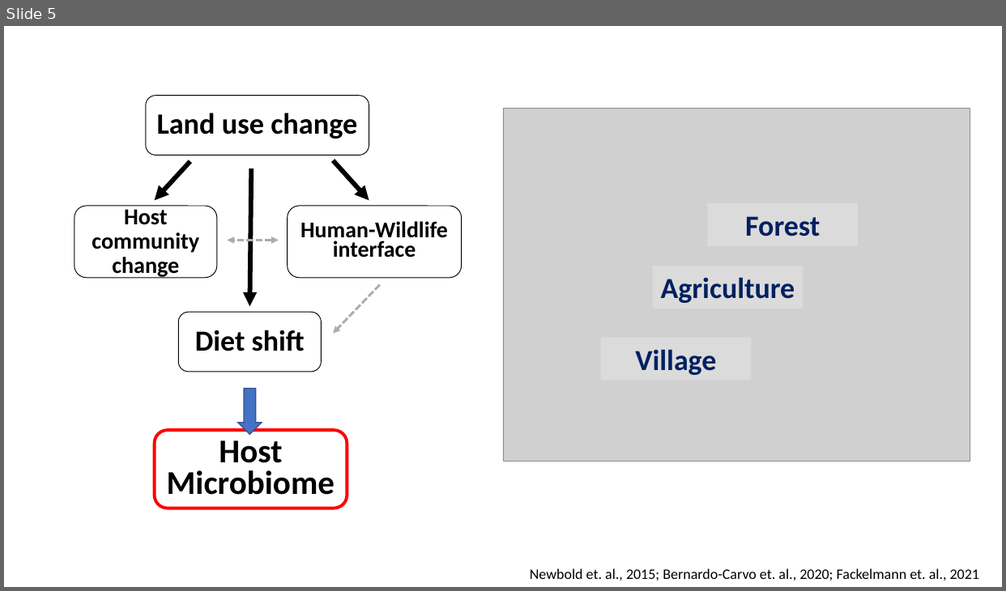
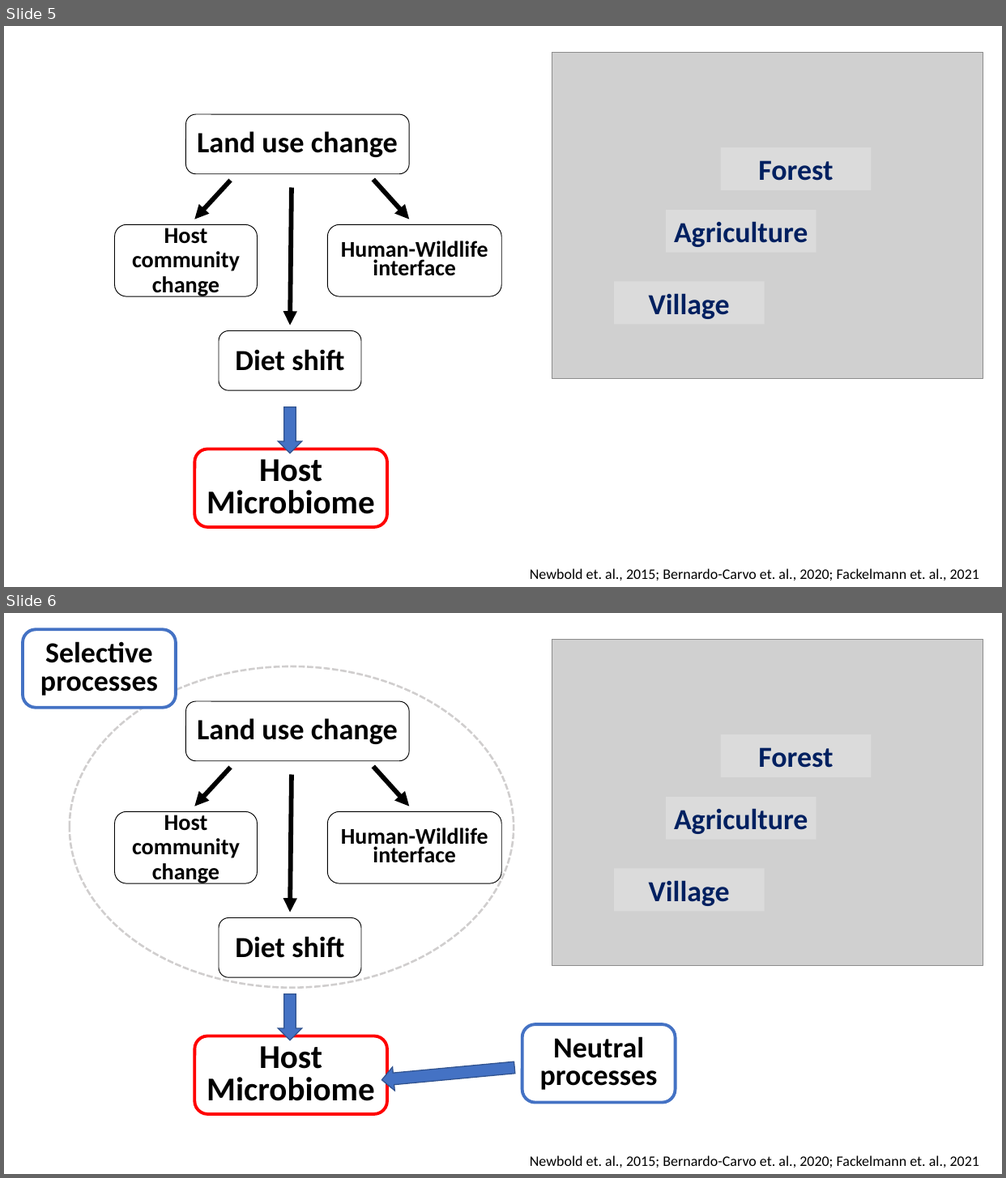
Before and after one commit to Ecological-Complexity-Lab/Microbiome_Structure_Madagascar, a slide deck: presentations/project story.pptx. Shown one above the other, each under a label of ours: slide 5 before the commit, slides 5 and 6 after it. The pictures are 1006x591 and 1006x1178 pixels, drawn with LibreOffice and Linux fonts; fonts in the diff are those of the drawing; grey boxes stand for pictures. Boxes give left, top, right and bottom in pixels: in the first picture for what was removed or moved away, otherwise in the second. Text is boxed around its words. In the diff, an @@ line names an element or a change of style, - is before the commit and + after.

```diff
--- a/presentations/project story.pptx
+++ b/presentations/project story.pptx
@@ slide 6 added at (4,613,1002,1174), background #FFFFFF @@
@@ rounded rectangle added at (23,629,176,707), fill #FFFFFF, outline #4472C4 3 pt, 28 pt, text #000000, bold @@
+Selective processes
@@ picture added at (552,639,983,965) @@
@@ ellipse added at (69,666,513,987), outline #D0CECE 2 pt dashed @@
@@ rounded rectangle added at (186,701,409,761), outline #000000 0.75 pt, 28.3 pt, text #000000, bold @@
+Land use change
@@ rectangle added at (720,735,871,777), fill #E7E6E6 at 50% opacity, 28 pt, text #002060, bold @@
+Forest
@@ arrow added from (231, 767) to (195, 806), #000000 4.5 pt @@
@@ arrow added from (292, 775) to (290, 913), #000000 4.5 pt @@
@@ arrow added from (373, 766) to (409, 806), #000000 4.5 pt @@
@@ rectangle added at (666,797,816,840), fill #E7E6E6 at 50% opacity, 28 pt, text #002060, bold @@
+Agriculture
@@ rounded rectangle added at (115,812,257,884), outline #000000 0.75 pt, 22 pt, text #000000, bold @@
+Host community change
@@ rounded rectangle added at (327,812,502,884), outline #000000 0.75 pt, 21.7 pt, text #000000, bold @@
+Human-Wildlife interface
@@ rectangle added at (614,868,765,911), fill #E7E6E6 at 50% opacity, 28 pt, text #002060, bold @@
+Village
@@ rounded rectangle added at (219,918,361,978), outline #000000 0.75 pt, 28 pt, text #000000, bold @@
+Diet shift
@@ down arrow added at (278,995,302,1041), fill #4472C4, outline #31538F 1 pt @@
@@ rounded rectangle added at (522,1024,675,1102), outline #4472C4 3 pt, 28 pt, text #000000, bold @@
+Neutral processes
@@ rounded rectangle added at (195,1036,387,1114), outline #FF0000 3 pt, 32 pt, text #000000, bold @@
+Host Microbiome
@@ down arrow added at (381,1056,516,1093), fill #4472C4, outline #31538F 1 pt @@
@@ text added at (530,1156,979,1168), 14 pt, text #000000 @@
+Newbold et. al., 2015; Bernardo-Carvo et. al., 2020; Fackelmann et. al., 2021
@@ slide 5 changed as well @@
@@ picture: place and size @@
-picture at (503,109,970,462)
+picture at (552,52,983,378)
@@ double arrow removed from (279, 240) to (227, 240) @@
@@ arrow removed from (380, 285) to (334, 334) @@
@@ 3 rectangles: place and size @@
-3 rectangles at (601,203,859,380)
+3 rectangles at (614,148,871,324)
@@ 5 rounded rectangles, 3 arrows, 1 down arrow: place and size @@
-5 rounded rectangles, 3 arrows, 1 down arrow at (74,96,462,508)
+5 rounded rectangles, 3 arrows, 1 down arrow at (115,114,502,527)
```
Also in this commit, not shown: 10 other slides changed, 25 other slides added, 19 slides removed.
